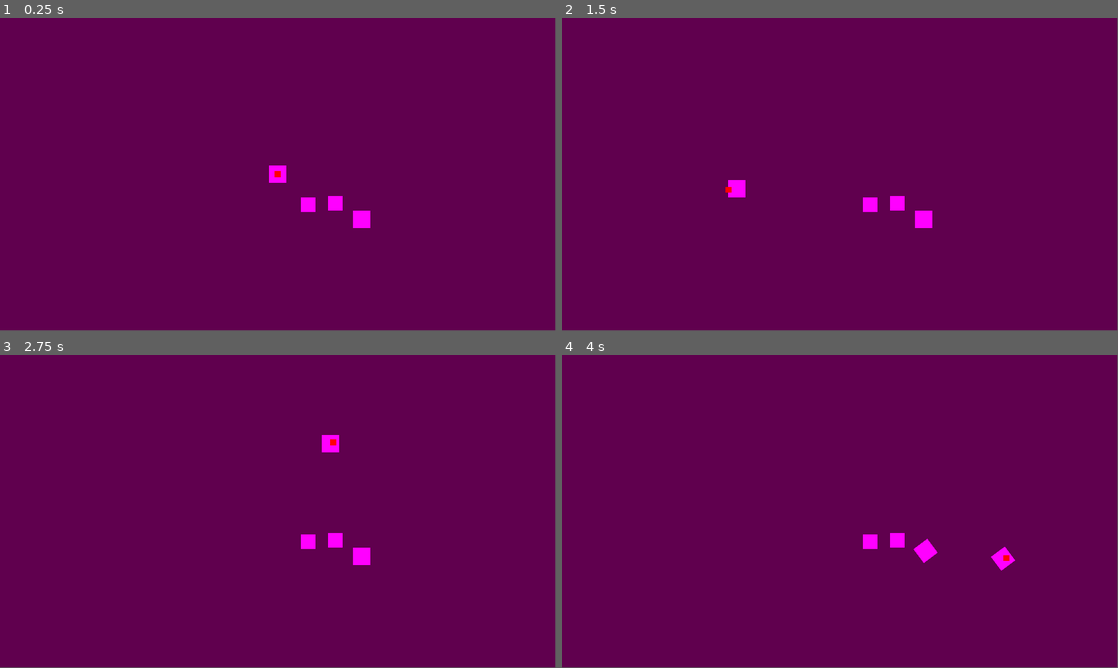
Above: before the commit, frames 1-4 (two rows, left to right).
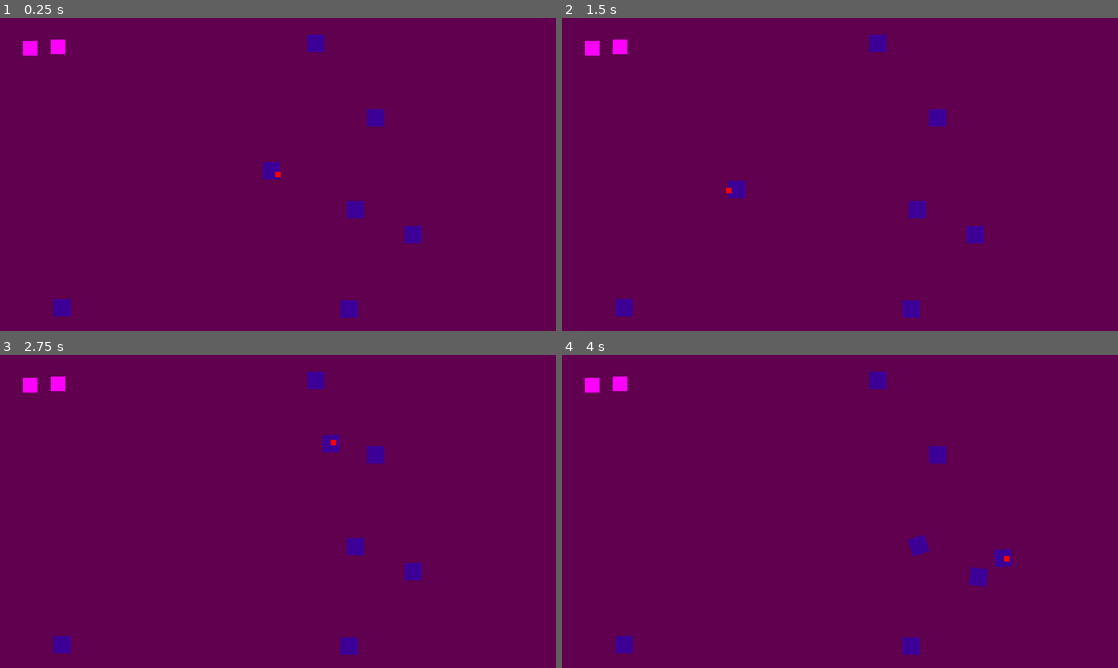
Above: after the commit, the same moments.

Repository: riioze/GameJamFevrier2024
Game: Godot game, scene res://scenes/main.tscn
Two runs of this game, one before a commit and one after it. Both use one fixed random seed, a clock stepped at 60 frames per second and the inputs below.
Inputs (mouse positions are in pixels of both pictures, inside the frame that each line leads up to):
- Up to frame 1 (0.25 s): no input
- Up to frame 2 (1.5 s): tap Enter at 0.5 s; move the mouse to (962, 158) at 0.52 s; move the mouse to (728, 190) at 1.27 s
- Up to frame 3 (2.75 s): tap Space at 2 s; move the mouse to (333, 442) at 2.02 s
- Up to frame 4 (4 s): tap Enter at 2.75 s; move the mouse to (812, 574) at 2.77 s; tap Space at 3.5 s; move the mouse to (1006, 558) at 3.52 s
In our replay, the window is 799x449 before the commit and 800x450 after it. These sizes can differ from the game's own. Grey fills any space a smaller window leaves; there, only what the larger window draws over its background counts as a difference.

The runs differ from the first frame. In frame 1, 1.9% of the frame differs, in the area x 4-76%, y 5-96%; in frame 2, 1.8%; in frame 3, 1.8%; in frame 4, 1.8%.

Commit message:
timemanager + aspect ration + scramble stuff

Diff:
--- a/project.godot
+++ b/project.godot
@@ -18,11 +18,13 @@
 [autoload]
 
 SceneManager="*res://scripts/autoload/scene_manager.gd"
+TimeManager="*res://scripts/autoload/time_manager.gd"
 
 [display]
 
 window/size/viewport_width=1920
 window/size/viewport_height=1080
+window/stretch/mode="canvas_items"
 
 [input]
 
--- a/scenes/main.tscn
+++ b/scenes/main.tscn
@@ -12,9 +12,10 @@
 
 [node name="Background" type="Sprite2D" parent="game"]
 modulate = Color(0.376471, 0.266667, 0.305882, 1)
+position = Vector2(960, 540)
 texture = SubResource("PlaceholderTexture2D_h28pv")
 
-[node name="Camera2D" type="Camera2D" parent="game"]
+[node name="Camera2D" type="Camera2D" parent="game/Background"]
 
 [node name="arms" parent="game" instance=ExtResource("2_2nug3")]
 
--- a/scenes/stuff.tscn
+++ b/scenes/stuff.tscn
@@ -19,6 +19,7 @@
 shape = SubResource("RectangleShape2D_78srw")
 
 [node name="Sprite2D" type="Sprite2D" parent="."]
+modulate = Color(0.235294, 0.733333, 0.592157, 1)
 texture = SubResource("PlaceholderTexture2D_rcjph")
 
 [node name="RigidFollowNode" type="Node" parent="."]
--- a/scenes/stuffs.tscn
+++ b/scenes/stuffs.tscn
@@ -16,9 +16,6 @@
 followed = NodePath("../../Cursor")
 speed = 1000.0
 
-[node name="stuff2" parent="." instance=ExtResource("1_2task")]
-position = Vector2(290, 157)
-
 [node name="Cursor" type="Node2D" parent="."]
 
 [node name="FollowCursor" type="Node2D" parent="Cursor"]
--- /dev/null
+++ b/scripts/autoload/time_manager.gd
@@ -0,0 +1,5 @@
+extends Node
+
+func sleep(s: float) -> bool: # s is seconds
+	await get_tree().create_timer(s).timeout
+	return true
--- a/scripts/object/stuff_manager.gd
+++ b/scripts/object/stuff_manager.gd
@@ -1,24 +1,51 @@
 extends Node
 
 var stuff_list : Array[Stuff] = []
-var stuff_initial_position_list : Array[Vector2] = []
+var initial_position_list : Array[Vector2] = []
 var table_width : float = 1920
 var table_height : float = 1080
-# Called when the node enters the scene tree for the first time.
+var stuff_count : int = 6
+@onready var stuff_scene : Resource = preload("res://scenes/stuff.tscn")
+
 func _ready():
-	stuff_list = make_stuff_list(10)
-	stuff_initial_position_list = make_position_list(10)
-	place_stuff(stuff_list,stuff_initial_position_list)
+	round_setup()
+	await TimeManager.sleep(1)
+	scramble_stuff(4)
 
-func _process(delta):
-	pass
+func get_random_list_id(count : int, list_count : int) -> Array[int]:
+	count = min(count,list_count)
+	var id_list : Array[int] = []
+
+	for i in range(count):
+		var random_id : int = randi_range(0,list_count)
+		while id_list.has(random_id):
+			random_id = randi_range(0,list_count)
+		id_list.append(random_id)
+
+	return id_list
+
+func scramble_stuff(count : int) -> void :
+	count = min(count,stuff_count)
+	var id_to_scramble_list : Array[int] = get_random_list_id(count,stuff_count)
+
+	for id in id_to_scramble_list:
+		stuff_list[id].position = random_table_position()
+
+func round_setup() -> void:
+	stuff_list = make_stuff_list(stuff_count)
+	initial_position_list = make_position_list(stuff_count)
+	place_stuff(stuff_list,initial_position_list)
+
+func random_table_position() -> Vector2:
+	var position : Vector2 = Vector2.ZERO
+	position.x = randf_range(0,table_width)
+	position.y = randf_range(0,table_height)
+	return position
 
 func make_position_list(count) -> Array[Vector2]:
 	var position_list : Array[Vector2] = []
 	for i in range(count):
-		var position : Vector2 =  Vector2.ZERO
-		position.x = randf_range(0,table_width)
-		position.y = randf_range(0,table_height)
+		var position : Vector2 = random_table_position()
 		position_list.append(position)
 
 	return position_list
@@ -37,6 +64,6 @@
 	return new_stuff_list
 
 func make_stuff() -> Stuff:
-	var new_stuff : Stuff = Stuff.new()
-	new_stuff.reparent(self)
-	return new_stuff
+	var stuff_instance : Stuff = stuff_scene.instantiate()
+	add_child(stuff_instance)
+	return stuff_instance
